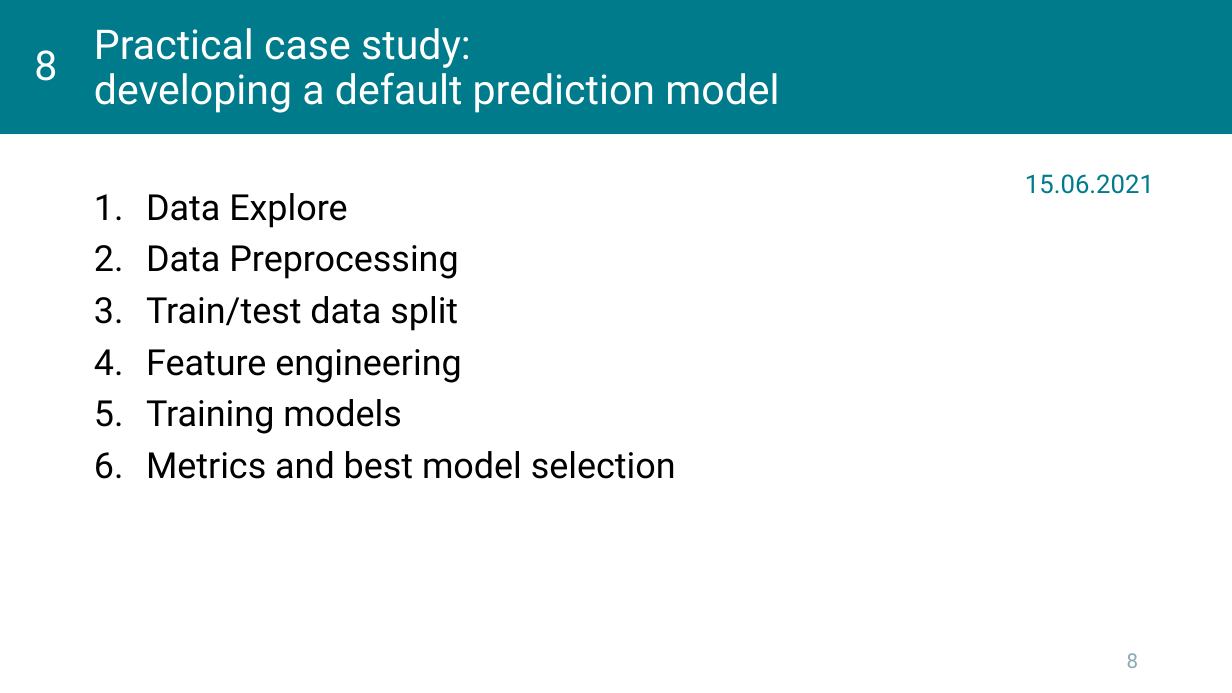
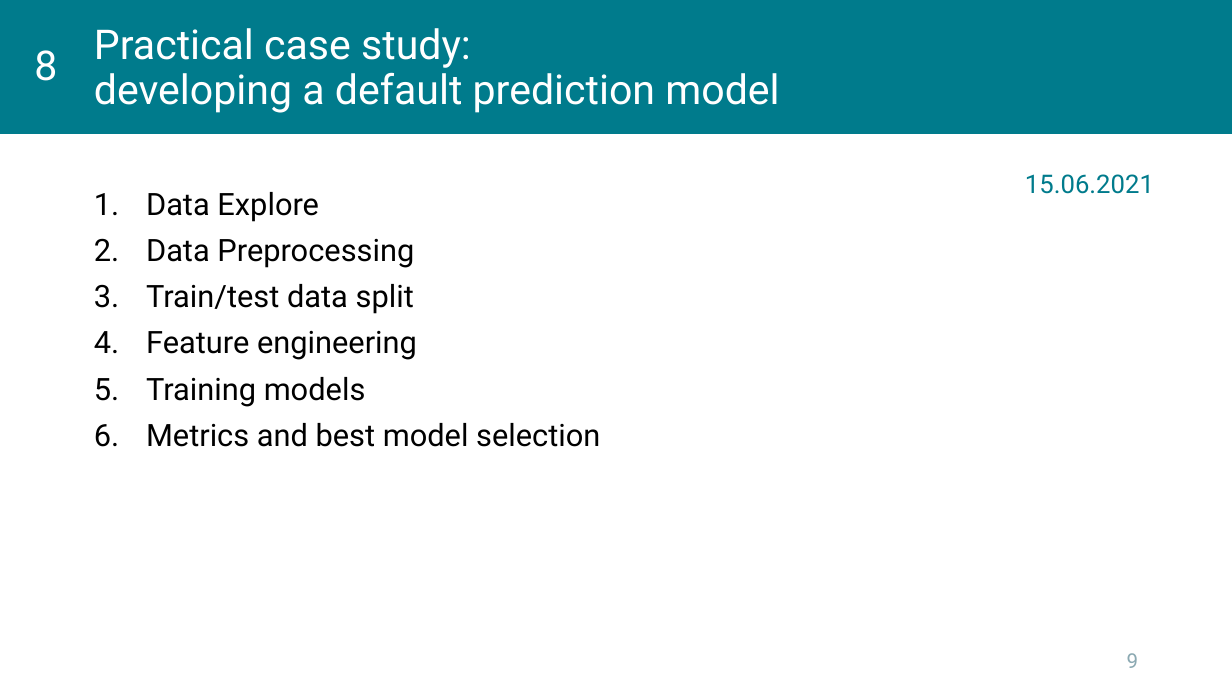
Before and after one commit to kleban/r-course-eng, a slide deck: slide 9 of pptx/00_Course.pptx (slide 8 before the commit). Drawn at 1232x693 pixels with LibreOffice and Linux fonts; fonts in the diff are those of the drawing; background and template pictures are left out. Boxes give left, top, right and bottom in pixels: in the first picture for what was removed or moved away, otherwise in the second. Text is boxed around its words. In the diff, an @@ line names an element or a change of style, - is before the commit and + after.

```diff
--- a/pptx/00_Course.pptx
+++ b/pptx/00_Course.pptx
@@ text "Data Explore" at box(146, 192, 600, 447): size 28 to 24 pt @@
@@ page number at box(1127, 653, 1139, 668): text changed @@
-8
+9
```
Also in this commit, not shown: 7 other slides changed, 1 slide added.
